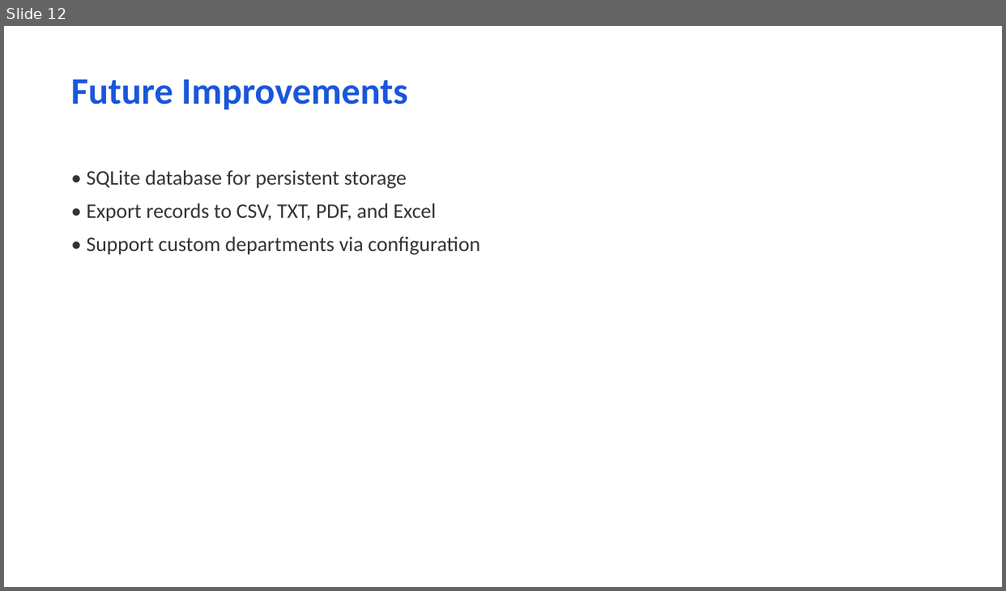
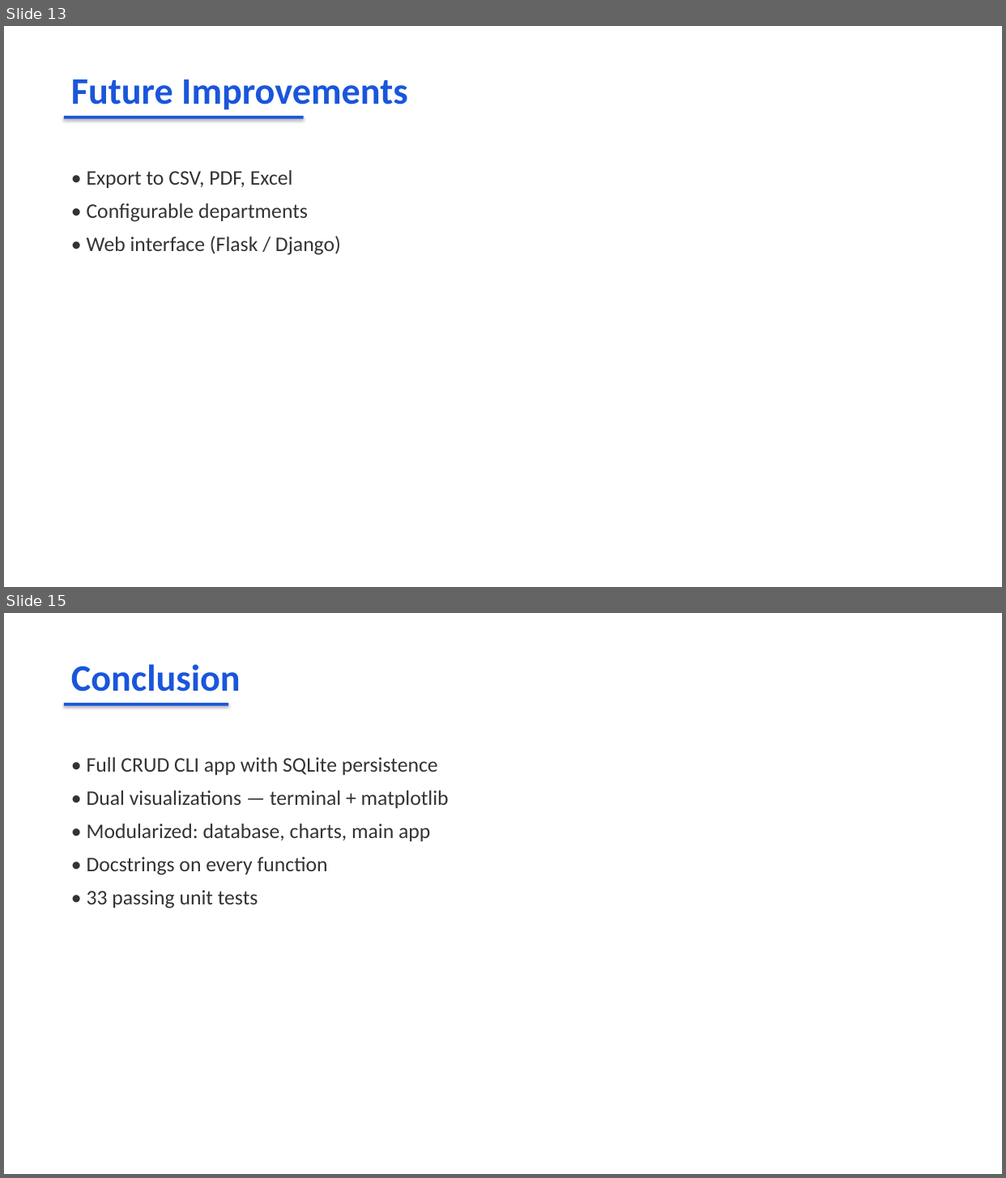
Before and after one commit to Belvah/employees-records-system, a slide deck: Employee_Records_System_Presentation.pptx. Shown one above the other, each under a label of ours: slide 12 before the commit, slides 13 and 15 after it; the slides between them are not shown. The pictures are 1006x591 and 1006x1178 pixels, drawn with LibreOffice and Linux fonts; fonts in the diff are those of the drawing. Boxes give left, top, right and bottom in pixels: in the first picture for what was removed or moved away, otherwise in the second. Text is boxed around its words. In the diff, an @@ line names an element or a change of style, - is before the commit and + after.

```diff
--- a/Employee_Records_System_Presentation.pptx
+++ b/Employee_Records_System_Presentation.pptx
@@ slide 15 added at (x1=4, y1=613, x2=1002, y2=1174), background #FFFFFF @@
@@ text added at (x1=71, y1=664, x2=241, y2=692), 36 pt, text #1A56DB, bold @@
+Conclusion
@@ rectangle added at (x1=64, y1=703, x2=228, y2=706), fill #1A56DB @@
@@ text added at (x1=87, y1=757, x2=449, y2=909), 20 pt, text #333333 @@
+• Full CRUD CLI app with SQLite persistence
+• Dual visualizations — terminal + matplotlib
+• Modularized: database, charts, main app
+• Docstrings on every function
+• 33 passing unit tests
@@ what was slide 12 is now slide 13 @@
@@ slide 13 changed as well @@
@@ rectangle added at (x1=64, y1=116, x2=304, y2=119), fill #1A56DB @@
@@ text at (x1=87, y1=170, x2=341, y2=255): text changed @@
-• SQLite database for persistent storage
-• Export records to CSV, TXT, PDF, and Excel
-• Support custom departments via configuration
+• Export to CSV, PDF, Excel
+• Configurable departments
+• Web interface (Flask / Django)
```
Also in this commit, not shown: 10 other slides changed, 4 other slides added, 4 slides removed, 8 other files.
